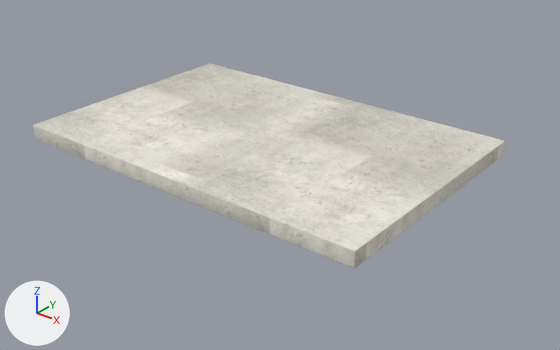
Renders of the glTF model public/katalog/modelle/flat-250.gltf from each side of a commit.
Before and after are seen from a camera (50 mm lens) standing at (4.38, -5.22, 3.0) and looking at (0.24, -0.05, -0.2). Arrows for +X, +Y and +Z are at lower left; the lights stay in place. The older version comes first.

Script lines for the objects in view, before the commit:
```python
me_sk0023__flat_250_001 = bpy.data.meshes.new('SK0023_+Flat_250.001')
me_sk0023__flat_250_001.from_pydata(...)  # 56 vertices, 108 faces; spans x -1.88..1.88, y -1.25..1.25, z 0.0..0.15
me_sk0023__flat_250_001.materials.append(mat_beton_web_015)
ob_sk0023__flat_250_001 = bpy.data.objects.new('SK0023_+Flat_250.001', me_sk0023__flat_250_001)
ob_sk0023__flat_250_001.location = (0.0, 0.0, 0.0)
```
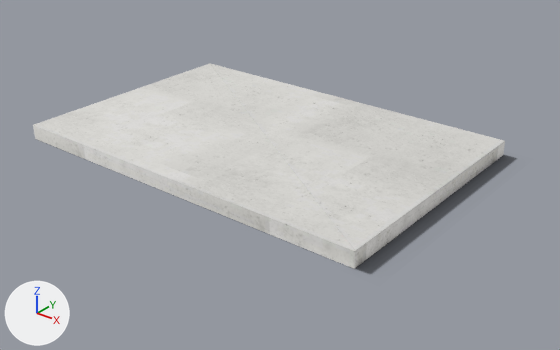
Scene script edits in JSON lines:
```json
{"op": "add", "block": "img_flat_250_licht", "code": ["img_flat_250_licht = load_image('flat-250_licht', 'texturen/flat-250_licht.jpg', 2048, 2048, 'sRGB')"]}
{"op": "add", "block": "img_flat_250_schatten", "code": ["img_flat_250_schatten = load_image('flat-250_schatten', 'texturen/flat-250_schatten.png', 387, 256, 'sRGB')"]}
{"op": "add", "block": "mat_beton_web_013", "code": ["mat_beton_web_013 = bpy.data.materials.new('Beton_web.013')", "# uses the picture img_flat_250_licht"]}
{"op": "add", "block": "mat_schatten_011", "code": ["mat_schatten_011 = bpy.data.materials.new('Schatten.011')", "# uses the picture img_flat_250_schatten"]}
{"block": "me_sk0023__flat_250_001", "where": "me_sk0023__flat_250_001.from_pydata(...)  # 56 vertices, 108 faces; spans x -1.88..1.88, y -1.25..1.25, z 0.0..0.15"}
{"op": "remove", "block": "me_sk0023__flat_250_001", "code": "me_sk0023__flat_250_001.materials.append(mat_beton_web_015)"}
{"op": "add", "block": "me_sk0023__flat_250_001", "code": "me_sk0023__flat_250_001.materials.append(mat_beton_web_013)"}
{"op": "add", "block": "me_schatten", "code": ["me_schatten = bpy.data.meshes.new('Schatten')", "me_schatten.from_pydata(...)  # 4 vertices, 2 faces; spans x -1.91..2.13, y -1.33..1.35, z 0.0", "me_schatten.materials.append(mat_schatten_011)"]}
{"op": "add", "block": "ob_schatten", "code": ["ob_schatten = bpy.data.objects.new('Schatten', me_schatten)", "ob_schatten.location = (0.0, 0.0, 0.0)"]}
```

Pixel boxes [x1, y1, x2, y2] of what changed, in the pictures (560 x 350 px):
```json
{"object": "Schatten", "change": "added", "after": [51, 145, 516, 274]}
```
